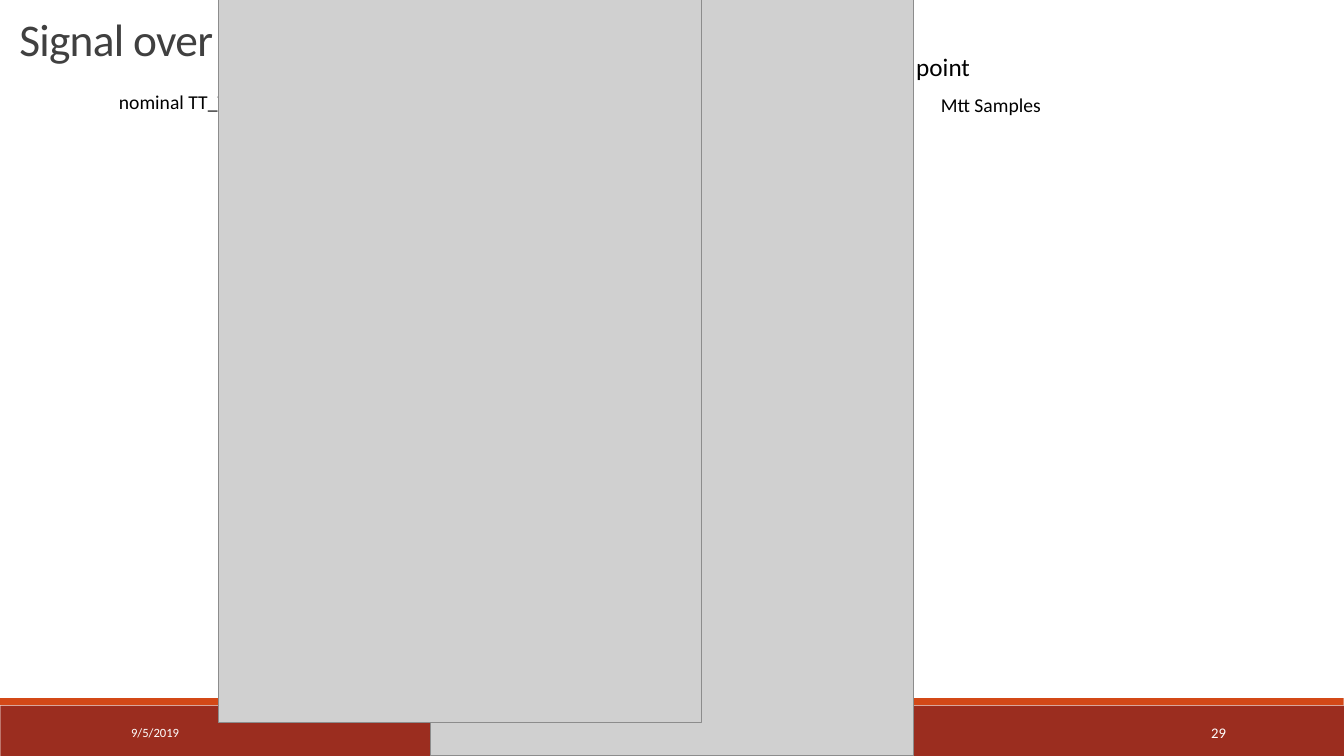
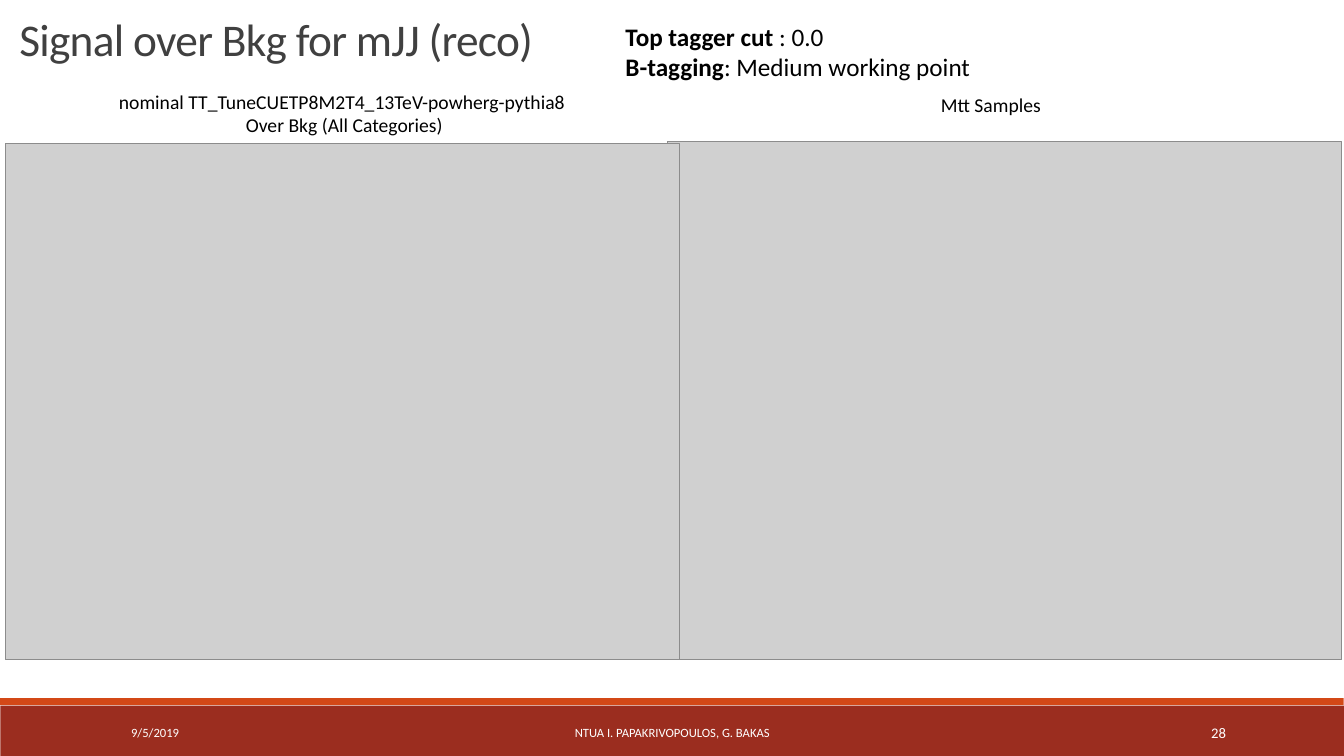
Before and after one commit to georgebakas/HEP-NTUA, a slide deck: slide 28 of Documents for Progress/StatusReport_Eff_SignalOverBkg_AllMVA_allbtag_09_05_19.pptx (slide 29 before the commit). Drawn at 1344x756 pixels with LibreOffice and Linux fonts; fonts in the diff are those of the drawing; grey boxes stand for pictures. Boxes give left, top, right and bottom in pixels: in the first picture for what was removed or moved away, otherwise in the second. Text is boxed around its words. In the diff, an @@ line names an element or a change of style, - is before the commit and + after.

```diff
--- a/Documents for Progress/StatusReport_Eff_SignalOverBkg_AllMVA_allbtag_09_05_19.pptx
+++ b/Documents for Progress/StatusReport_Eff_SignalOverBkg_AllMVA_allbtag_09_05_19.pptx
@@ picture: place and size @@
-picture at [219,0,702,723]
+picture at [5,143,680,659]
@@ picture: place and size @@
-picture at [431,0,913,756]
+picture at [667,141,1342,660]
@@ text added at [575,729,770,739], 9 pt, text #FFFFFF @@
+NTUA I. PAPAKRIVOPOULOS, G. BAKAS
@@ page number at [1211,728,1226,738]: text changed @@
-29
+28
```
Also in this commit, not shown: 19 other slides changed, 1 slide removed, 1 other file.
